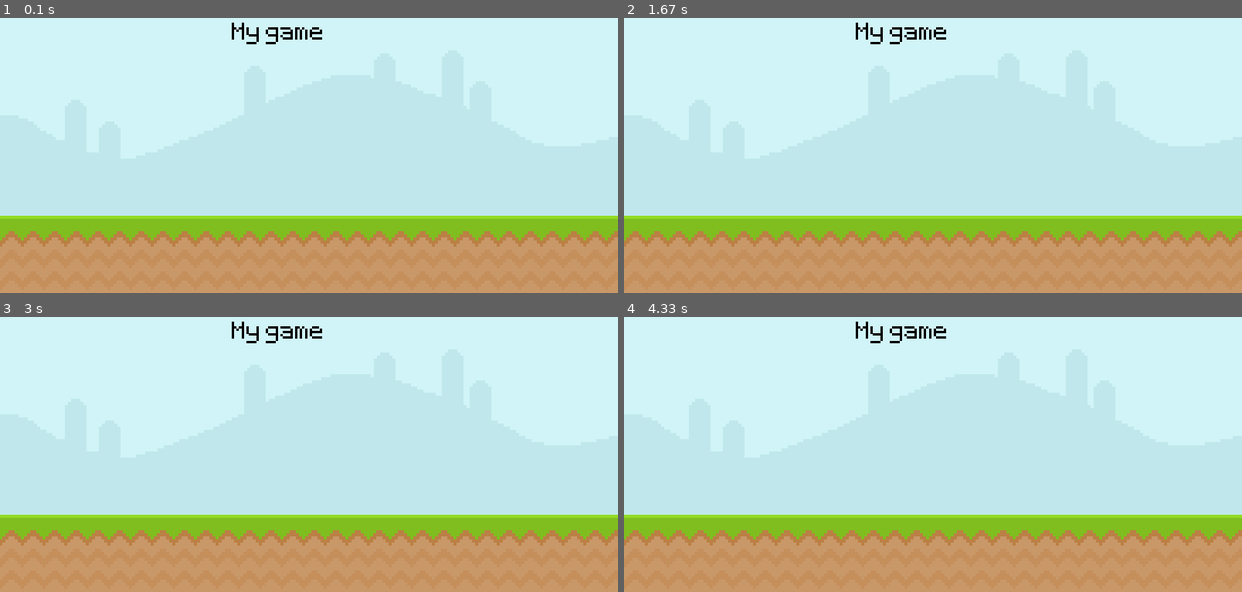
Above: before the commit, frames 1-4 (two rows, left to right).
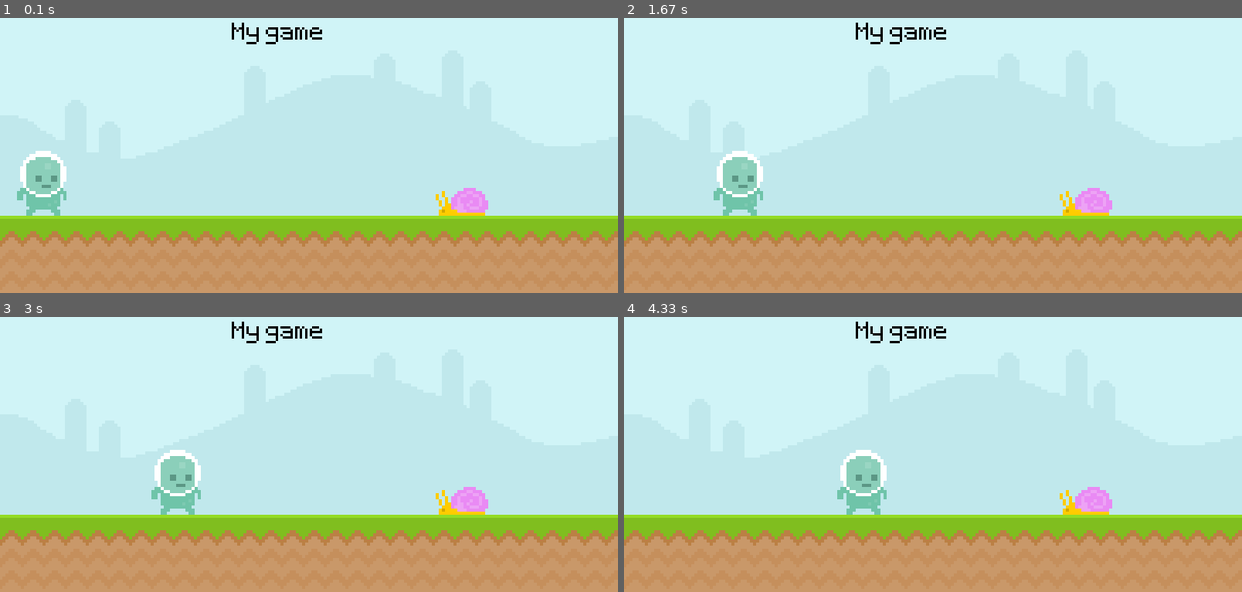
Above: after the commit, the same moments.

Repository: sus20/UltimatePygameIntro
Game: pygame game, started from runner.py
Same seed, same stepped clock (60 frames per second), same inputs: the game is played once before the commit and once after it.
Inputs:
- Up to frame 1 (0.1 s): no input
- Up to frame 2 (1.67 s): no input
- Up to frame 3 (3 s): no input
- Up to frame 4 (4.33 s): no input

The runs differ from the first frame. In frame 1, 2.0% of the frame differs, in the area x 2-79%, y 48-72%; in frame 2, 2.0%; in frame 3, 2.0%; in frame 4, 2.0%.

Commit message:
feat: implementedBasicAnmationsCoverImageWithRectangles

Diff:
--- a/runner.py
+++ b/runner.py
@@ -9,11 +9,17 @@
     'font/Pixeltype.ttf', 50)  # (font type, font size)
 
 
-sky_surface = pygame.image.load('graphics/sky.png')  # (w,h)
-ground_surface = pygame.image.load('graphics/ground.png')
+sky_surface = pygame.image.load('graphics/sky.png').convert()  # (w,h)
+ground_surface = pygame.image.load('graphics/ground.png').convert()
+# (text, antiAliasing, color)
+text_surface = test_font.render('My game', False, 'Black').convert()
 
-# (text, anti aliasing, color)
-text_surface = test_font.render('My game', False, 'Black')
+snail_surf = pygame.image.load('graphics/snail/snail1.png').convert_alpha()
+snail_rect = snail_surf.get_rect(midbottom=(600, 300))
+
+player_surf = pygame.image.load(
+    'graphics/player/player_walk_1.png').convert_alpha()
+player_rect = player_surf.get_rect(bottomright=(80, 300))
 
 
 while True:
@@ -26,5 +32,10 @@
     screen.blit(ground_surface, (0, 300))   # (from left, from top-down )
     screen.blit(text_surface, (300, 50))
 
+    screen.blit(snail_surf, snail_rect)
+
+    player_rect.left += 1
+    screen.blit(player_surf, player_rect)
+
     pygame.display.update()
     clock.tick(60)
